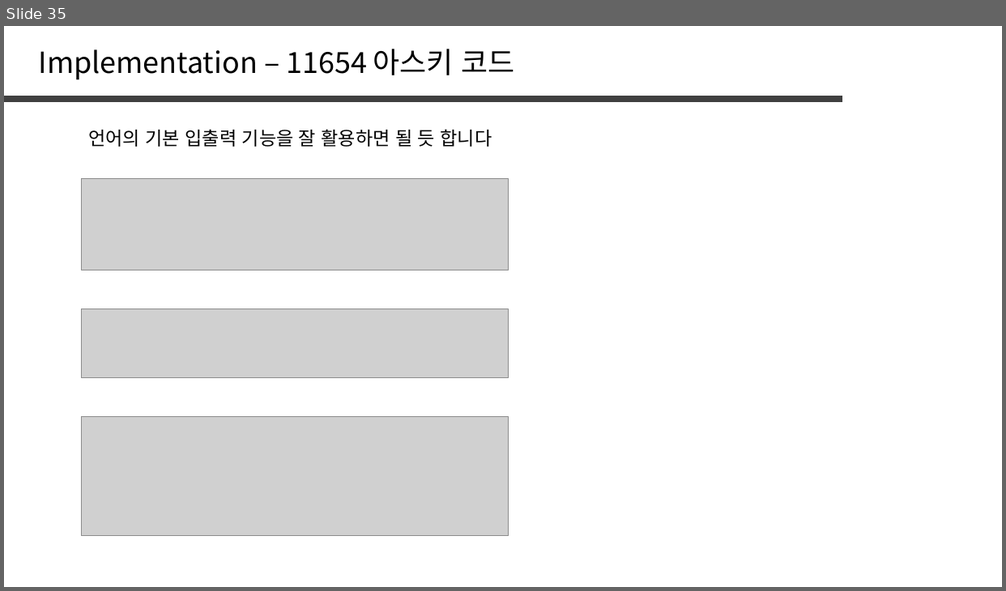
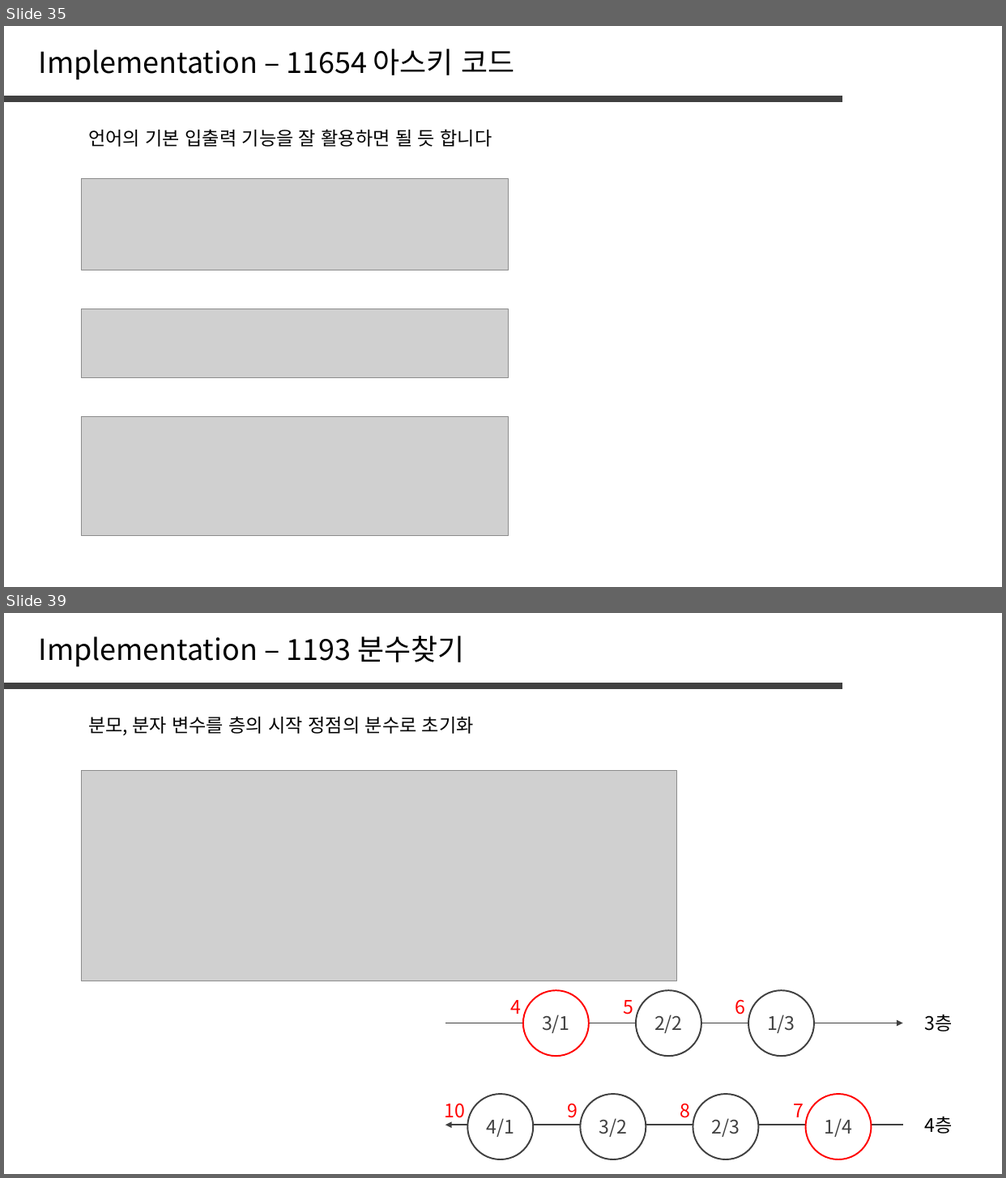
Before and after one commit to jaehoo1/PS-study, a slide deck: study/1_OT.pptx. Shown one above the other, each under a label of ours: slide 35 before the commit, slides 35 and 39 after it; the slides between them are not shown. The pictures are 1006x591 and 1006x1178 pixels, drawn with LibreOffice and Linux fonts; fonts in the diff are those of the drawing; grey boxes stand for pictures. Boxes give left, top, right and bottom in pixels: in the first picture for what was removed or moved away, otherwise in the second. Text is boxed around its words. In the diff, an @@ line names an element or a change of style, - is before the commit and + after.

```diff
--- a/study/1_OT.pptx
+++ b/study/1_OT.pptx
@@ slide 39 added at box(4, 613, 1002, 1174), background #FFFFFF @@
@@ text added at box(39, 636, 464, 667), 28 pt, text #000000 @@
+Implementation – 1193 분수찾기
@@ line added from (4, 686) to (842, 686), #404040 6 pt @@
@@ text added at box(88, 717, 474, 735), 18 pt, text #000000 @@
+분모, 분자 변수를 층의 시작 정점의 분수로 초기화
@@ picture added at box(81, 771, 677, 982) @@
@@ text added at box(511, 1000, 522, 1014), 18 pt, text #FF0000 @@
+4
@@ ellipse added at box(523, 991, 590, 1057), fill #FFFFFF, outline #FF0000 1.5 pt, 18 pt, text #404040 @@
+3/1
@@ text added at box(623, 1000, 633, 1015), 18 pt, text #FF0000 @@
+5
@@ ellipse added at box(636, 991, 701, 1057), fill #FFFFFF, outline #404040 1.5 pt, 18 pt, text #404040 @@
+2/2
@@ text added at box(735, 999, 745, 1015), 18 pt, text #FF0000 @@
+6
@@ ellipse added at box(749, 991, 815, 1057), fill #FFFFFF, outline #404040 1.5 pt, 18 pt, text #404040 @@
+1/3
@@ arrow added from (445, 1023) to (903, 1023), #404040 1.5 pt @@
@@ text added at box(924, 1015, 952, 1032), 18 pt, text #000000 @@
+3층
@@ ellipse added at box(467, 1094, 533, 1161), fill #FFFFFF, outline #404040 1.5 pt, 18 pt, text #404040 @@
+4/1
@@ ellipse added at box(581, 1094, 646, 1161), fill #FFFFFF, outline #404040 1.5 pt, 18 pt, text #404040 @@
+3/2
@@ ellipse added at box(692, 1094, 759, 1161), fill #FFFFFF, outline #404040 1.5 pt, 18 pt, text #404040 @@
+2/3
@@ ellipse added at box(806, 1094, 872, 1161), fill #FFFFFF, outline #FF0000 1.5 pt, 18 pt, text #404040 @@
+1/4
@@ text added at box(445, 1103, 466, 1122), 18 pt, text #FF0000 @@
+10
@@ text added at box(567, 1104, 577, 1118), 18 pt, text #FF0000 @@
+9
@@ text added at box(680, 1104, 690, 1118), 18 pt, text #FF0000 @@
+8
@@ text added at box(793, 1104, 803, 1118), 18 pt, text #FF0000 @@
+7
@@ text added at box(924, 1117, 952, 1134), 18 pt, text #000000 @@
+4층
@@ arrow added from (903, 1125) to (445, 1125), #404040 1.5 pt @@
```
Also in this commit, not shown: 6 other slides added.
